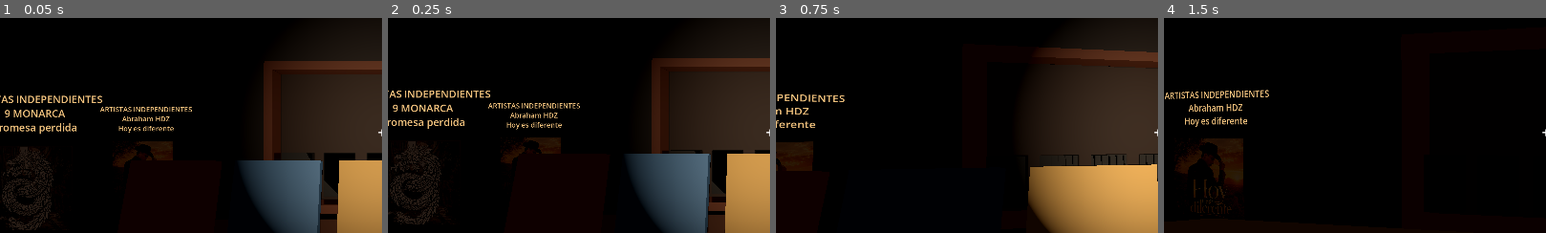
Above: before the commit, frames 1-4 (left to right).
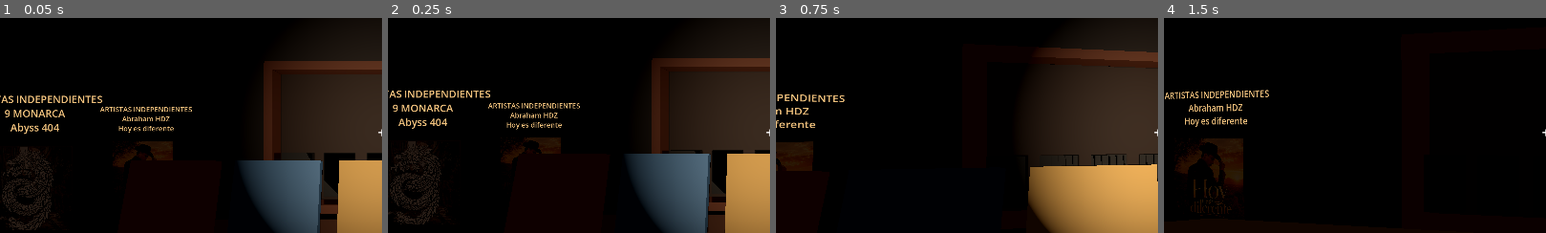
Above: after the commit, the same moments.

Repository: Markinhoo/Vinyl-cafe
Game: Godot game, scene res://main.tscn
Two runs of this game, one before a commit and one after it. Both use one fixed random seed, a clock stepped at 60 frames per second and the inputs below. Sound files missing from this copy of the repository are replaced by a short silence.
Inputs (mouse positions are % of the whole screen's width and height, from its top left):
- Up to frame 1 (0.05 s): no input
- Up to frame 2 (0.25 s): no input
- Up to frame 3 (0.75 s): tap Enter at 0.5 s; move the mouse to (55, 50) at 0.52 s; hold W from 0.53 s (still down); tap E at 0.6 s; click (55, 50) at 0.67 s
- Up to frame 4 (1.5 s): keep holding W; move the mouse to (45, 50) at 1.27 s; tap F at 1.35 s
The pictures show only the part of the screen within x 0-50%, y 24-74%; the shares and areas given below are measured in that part.

The runs differ from the first frame. In frame 1, 0.5% of the frame differs, in the area x 0-20%, y 48-55%; in frame 2, 0.4%; in frame 3, nothing differs; in frame 4, nothing differs.

Commit message:
Rename 9 MONARCA song to Abyss 404

Diff:
--- a/scripts/main.gd
+++ b/scripts/main.gd
@@ -31,7 +31,7 @@
 var hand_bob_time := 0.0
 var active_artist_id := -1
 var turntable_artist_id := -1
-var artist_titles: Array[String] = ["Hoy es diferente", "Promesa perdida"]
+var artist_titles: Array[String] = ["Hoy es diferente", "Abyss 404"]
 var artist_names: Array[String] = ["Abraham HDZ", "9 MONARCA"]
 var artist_genres: Array[String] = ["Regional mexicano", "Independiente"]
 var artist_audio_paths: Array[String] = ["res://assets/audio/hoy_es_diferente.mp3", "res://assets/audio/promesa_perdida.mp3"]
Not shown, changed: README.md
